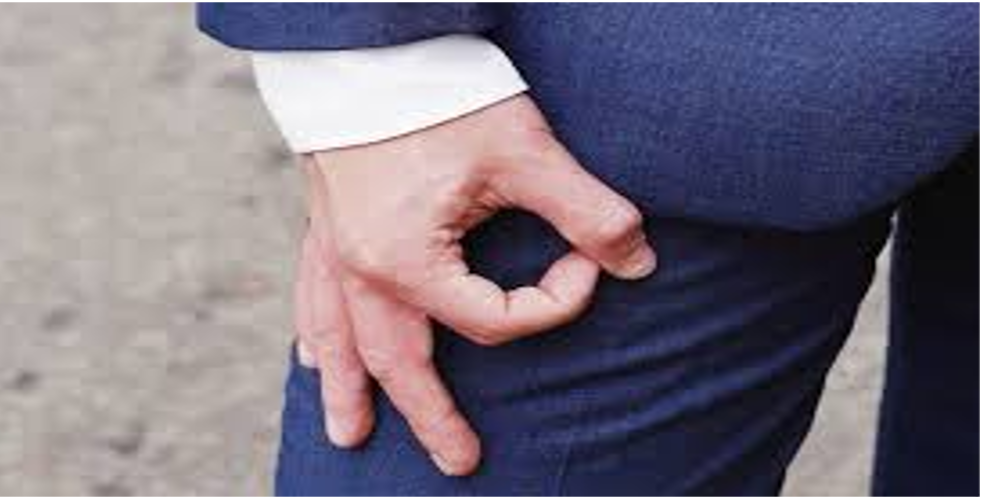
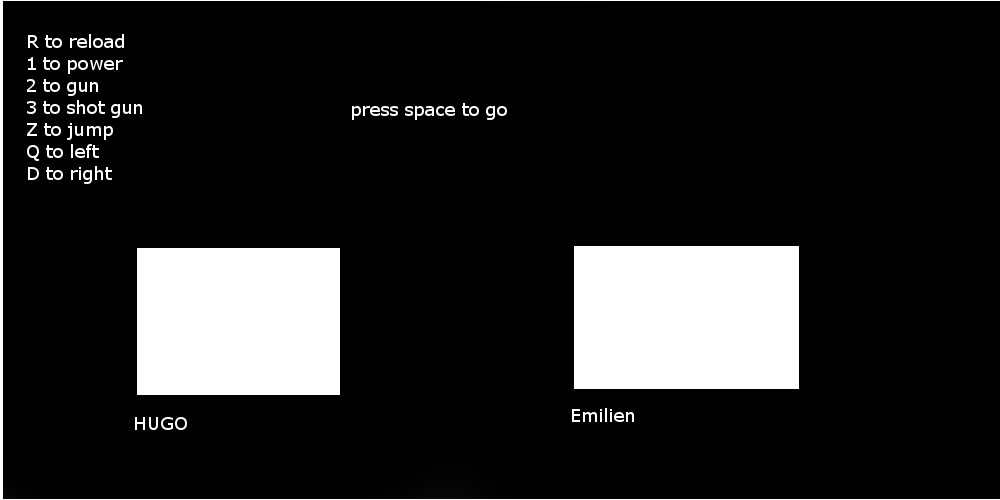
Comparing the layer stacks of the two 1000 x 500 images. Changes:
removed layer "Calque Copié" over 0, 2, 980, 497
painted on "EMILIEN" over 647, 407, 723, 429
added layer "R to reload ..." above "press space to go" over 27, 34, 142, 184
added layer "press space to go" above "Emilien" over 352, 103, 507, 120
added layer "Emilien" above "HUGO #1" over 572, 408, 634, 422
added layer "HUGO #1" above "Arrière-plan" over 135, 417, 187, 430
painted on "Arrière-plan" over 3, 1, 1000, 499
